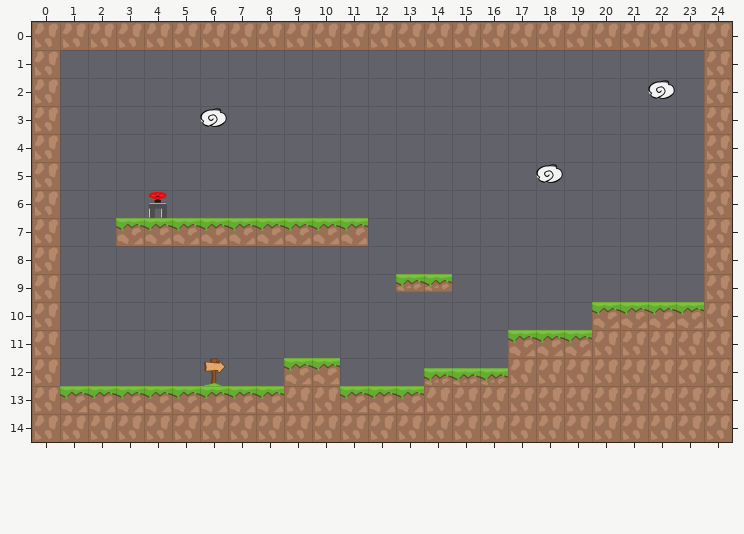
Tiled map -- android/assets/levels/ins_level_1.tmx. The picture above was drawn from the file before the commit.
Cells are 128x128 px. Shown: x 0..24, y 0..14.
And afterwards:
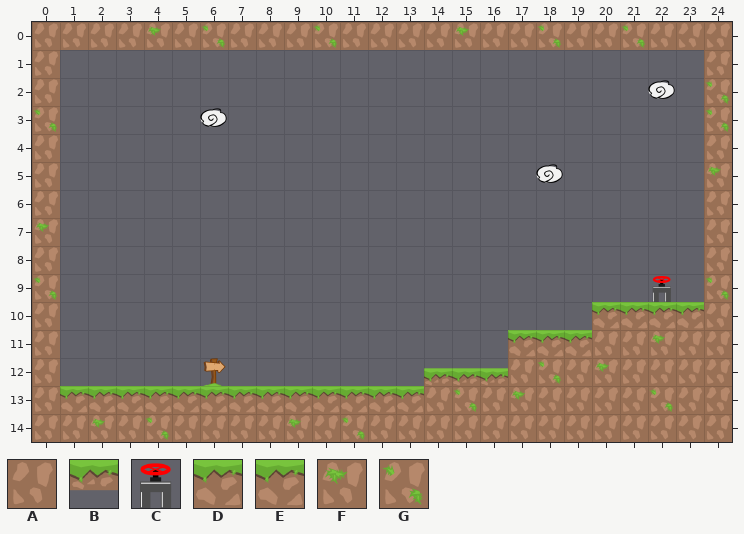
Key: from "tiles_128x128": A 0, B 1, C 10, D 12; from "tiles_128x128_green": E 0, F 7, G 8.
_ is an empty cell.
The edit:
Layer "graphics":
There is now tile C in row 9 at x 22.
The edit turns tile A into tile E in row 13 at x 9 to 10.
The edit turns tile A into tile F in row 0 at x 4 and 15; in row 5 at x 24; in row 7 at x 0; in row 11 at x 22; in row 12 at x 20; in row 13 at x 17.
The edit turns tile A into tile F in row 14 at x 2 and 9.
The edit turns tile A into tile G in row 0 at x 6, 10, 18 and 21; in row 2 at x 24; in row 3 at x 0 and 24; in row 9 at x 0 and 24; in row 12 at x 18; in row 13 at x 15 and 22.
The edit turns tile A into tile G in row 14 at x 4 and 11.
The edit erases tile B in row 9 at x 13 to 14.
The edit erases tile C in row 6 at x 4.
The edit erases tile D in row 7 at x 3 to 11; in row 12 at x 9 to 10.
